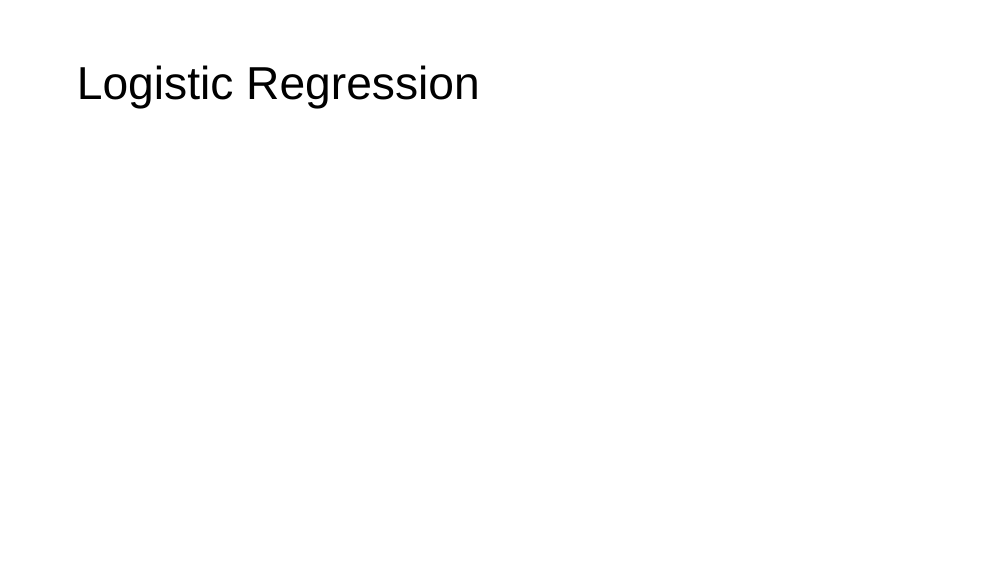
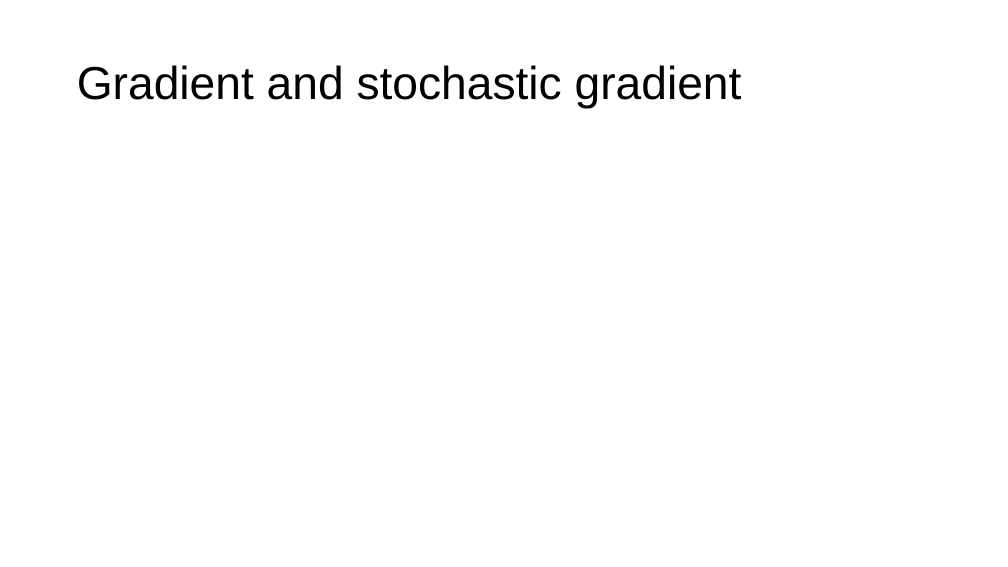
Before and after one commit to criteo-research/master-iasd, a slide deck: slide 8 of module3/session3/class2-part1-logistic-regression.pptx. Drawn at 1008x567 pixels with LibreOffice and Linux fonts; fonts in the diff are those of the drawing; grey boxes stand for pictures. Boxes give left, top, right and bottom in pixels: in the first picture for what was removed or moved away, otherwise in the second. Text is boxed around its words. In the diff, an @@ line names an element or a change of style, - is before the commit and + after.

```diff
--- a/module3/session3/class2-part1-logistic-regression.pptx
+++ b/module3/session3/class2-part1-logistic-regression.pptx
@@ title at (77, 65, 742, 109): text changed @@
-Logistic Regression
+Gradient and stochastic gradient
```
Also in this commit, not shown: 4 other slides changed, 1 other file.
